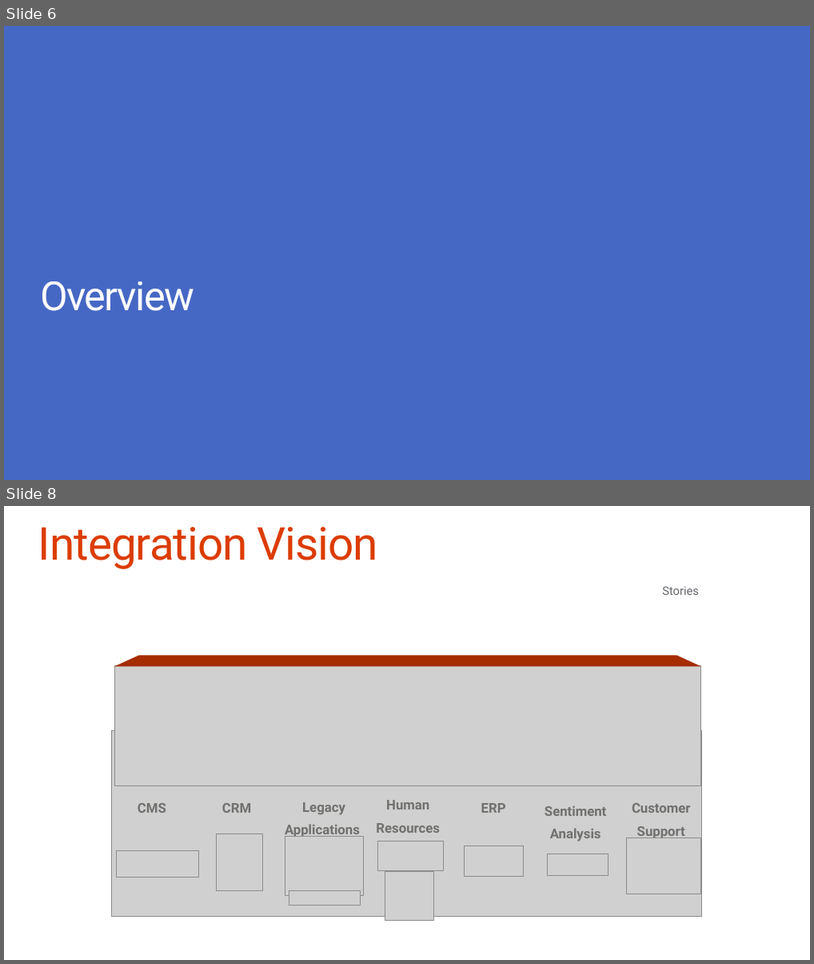
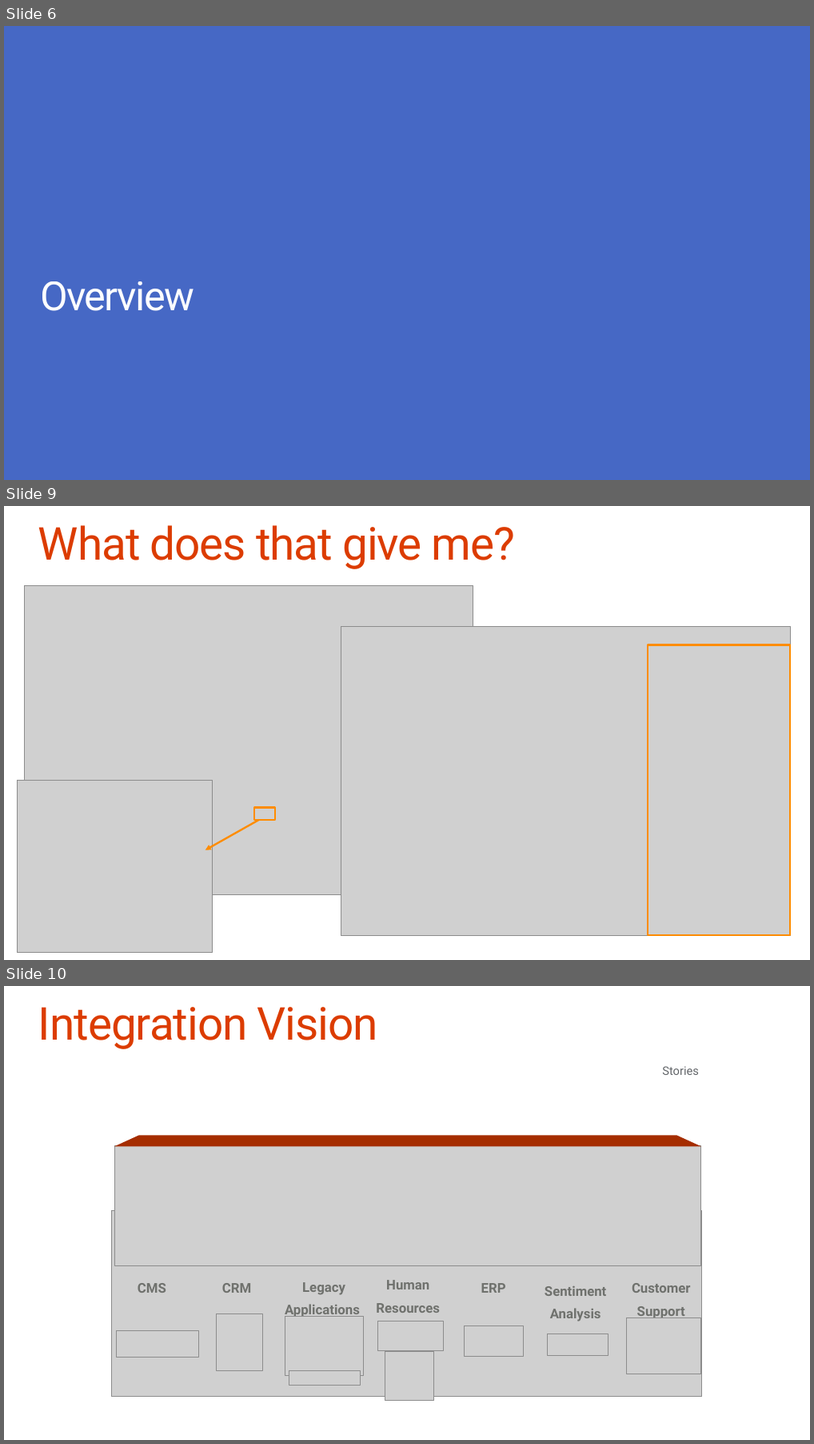
Before and after one commit to OfficeDev/TrainingContent, a slide deck: O3653-5 Deep Dive into Office 365 APIs for Yammer Services/O3653-5 Deep Dive into Office 365 APIs for Yammer Services.pptx. Shown one above the other, each under a label of ours: slides 6 and 8 before the commit, slides 6, 9 and 10 after it; the slides between them are not shown. The pictures are 814x964 and 814x1444 pixels, drawn with LibreOffice and Linux fonts; fonts in the diff are those of the drawing; grey boxes stand for pictures; background and template pictures are left out. Boxes give left, top, right and bottom in pixels: in the first picture for what was removed or moved away, otherwise in the second. Text is boxed around its words. In the diff, an @@ line names an element or a change of style, - is before the commit and + after.

```diff
--- a/O3653-5 Deep Dive into Office 365 APIs for Yammer Services/O3653-5 Deep Dive into Office 365 APIs for Yammer Services.pptx
+++ b/O3653-5 Deep Dive into Office 365 APIs for Yammer Services/O3653-5 Deep Dive into Office 365 APIs for Yammer Services.pptx
@@ slide 9 added at bbox=[4, 506, 810, 960], background #FFFFFF @@
@@ title added at bbox=[38, 525, 516, 569], 54 pt, text #DC3C00 @@
+What does that give me?
@@ picture added at bbox=[24, 586, 473, 894] @@
@@ picture added at bbox=[342, 626, 791, 935] @@
@@ rectangle added at bbox=[648, 645, 790, 936], outline #FF8C00 2.25 pt @@
@@ picture added at bbox=[17, 780, 212, 952] @@
@@ rectangle added at bbox=[254, 808, 276, 820], outline #FF8C00 2.25 pt @@
@@ arrow added from (259, 820) to (206, 850), #FF8C00 2.25 pt @@
@@ what was slide 8 is now slide 10 @@
```
Also in this commit, not shown: 5 slides changed, 3 other slides added.
